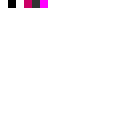
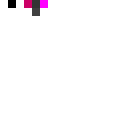
Layer changes from the first 128px x 128px image to the second:
painted on "レイヤー 0" over [32, 8, 40, 16]
